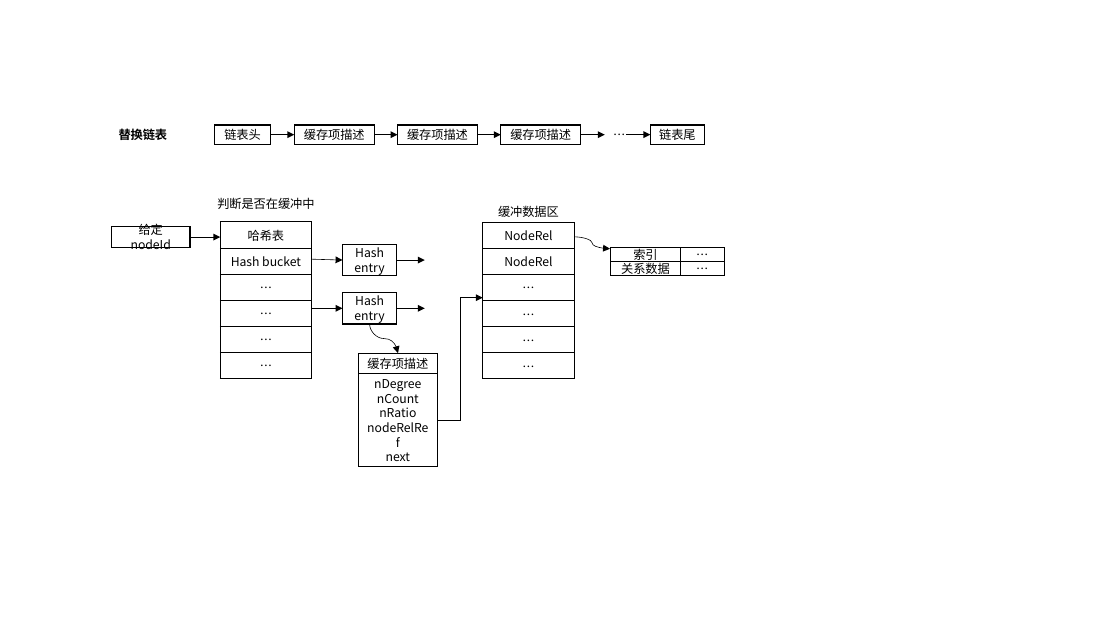
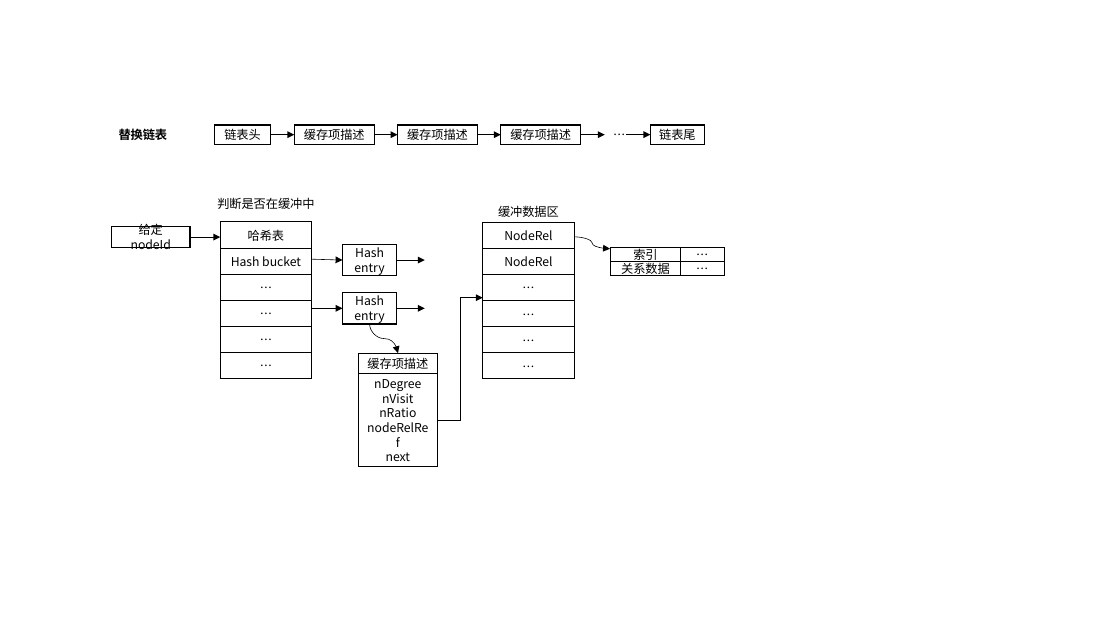
Before and after one commit to yayadi23/BIM, a slide deck: slide 45 of 毕业论文资料/毕业论文图 [自动保存的].pptx. Drawn at 1120x630 pixels with LibreOffice and Linux fonts; fonts in the diff are those of the drawing. Boxes give left, top, right and bottom in pixels: in the first picture for what was removed or moved away, otherwise in the second. Text is boxed around its words. In the diff, an @@ line names an element or a change of style, - is before the commit and + after.

```diff
--- a/毕业论文资料/毕业论文图 [自动保存的].pptx
+++ b/毕业论文资料/毕业论文图 [自动保存的].pptx
@@ text in rectangle at [382,390,413,403]: text changed @@
-nCount
+nVisit
```
Also in this commit, not shown: 2 other files.
